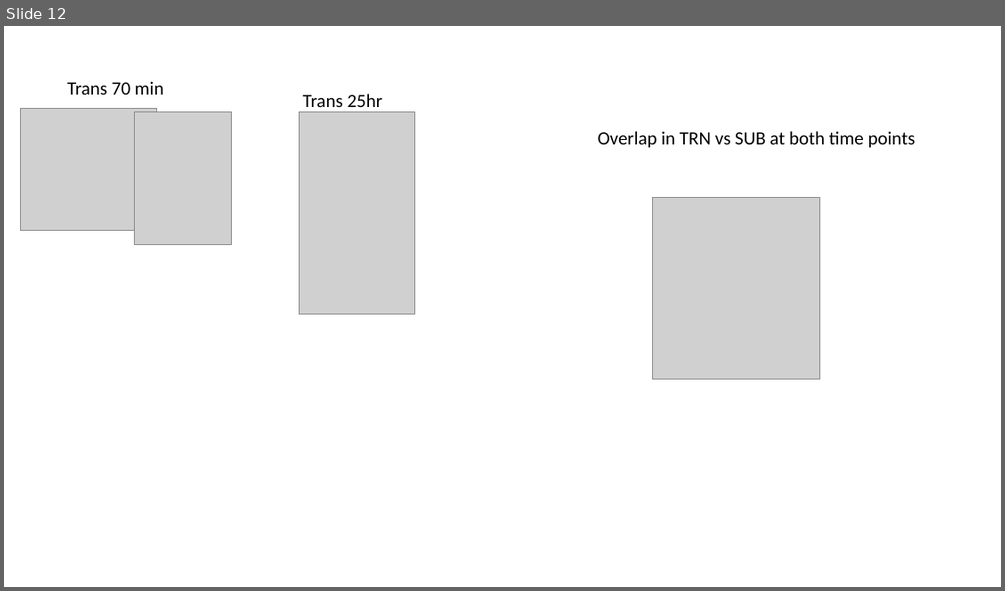
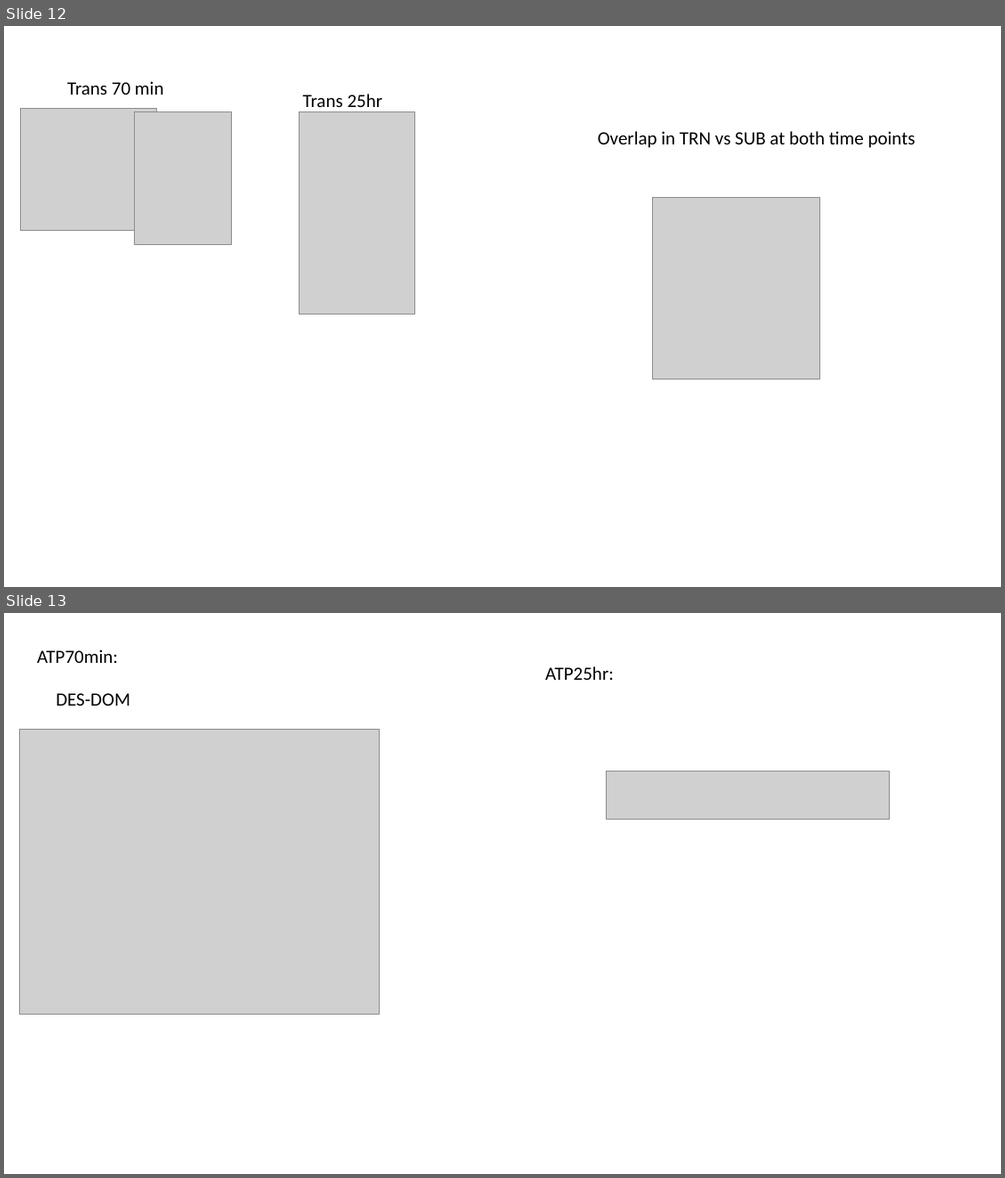
Before and after one commit to ty14/Transition25hr_Manuscript, a slide deck: manuscript/manuscript_figures/mPFC_manuscript_figures.pptx. Shown one above the other, each under a label of ours: slide 12 before the commit, slides 12 and 13 after it. The pictures are 1005x591 and 1005x1178 pixels, drawn with LibreOffice and Linux fonts; fonts in the diff are those of the drawing; grey boxes stand for pictures. Boxes give left, top, right and bottom in pixels: in the first picture for what was removed or moved away, otherwise in the second. Text is boxed around its words. In the diff, an @@ line names an element or a change of style, - is before the commit and + after.

```diff
--- a/manuscript/manuscript_figures/mPFC_manuscript_figures.pptx
+++ b/manuscript/manuscript_figures/mPFC_manuscript_figures.pptx
@@ slide 13 added at (x1=4, y1=613, x2=1001, y2=1174), background #FFFFFF @@
@@ text added at (x1=37, y1=649, x2=118, y2=663), 18 pt, text #000000 @@
+ATP70min:
@@ text added at (x1=545, y1=666, x2=614, y2=680), 18 pt, text #000000 @@
+ATP25hr:
@@ text added at (x1=56, y1=693, x2=130, y2=706), 18 pt, text #000000 @@
+DES-DOM
@@ picture added at (x1=20, y1=730, x2=380, y2=1013) @@
@@ picture added at (x1=607, y1=771, x2=890, y2=819) @@
```
Also in this commit, not shown: 11 other slides added, 11 other files.
